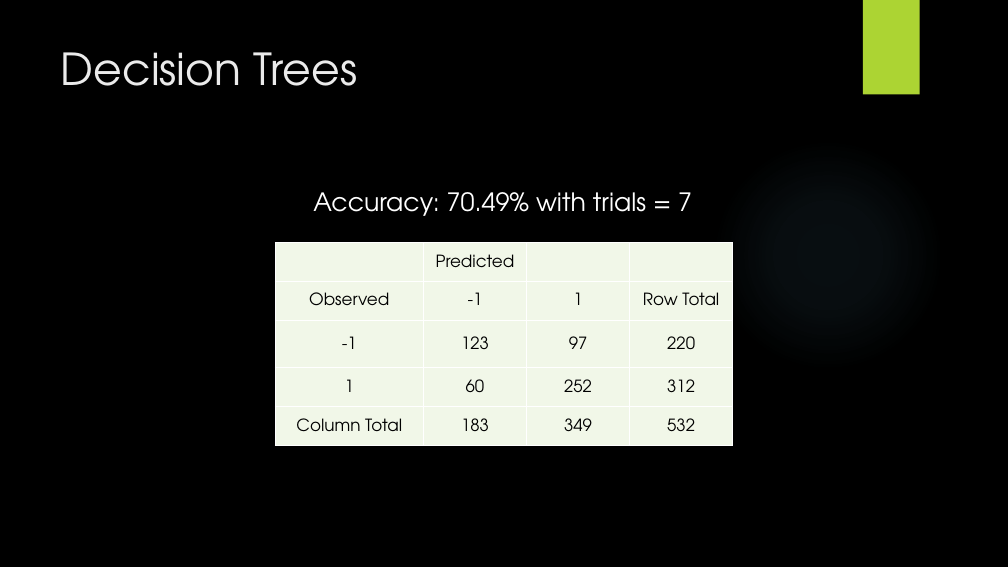
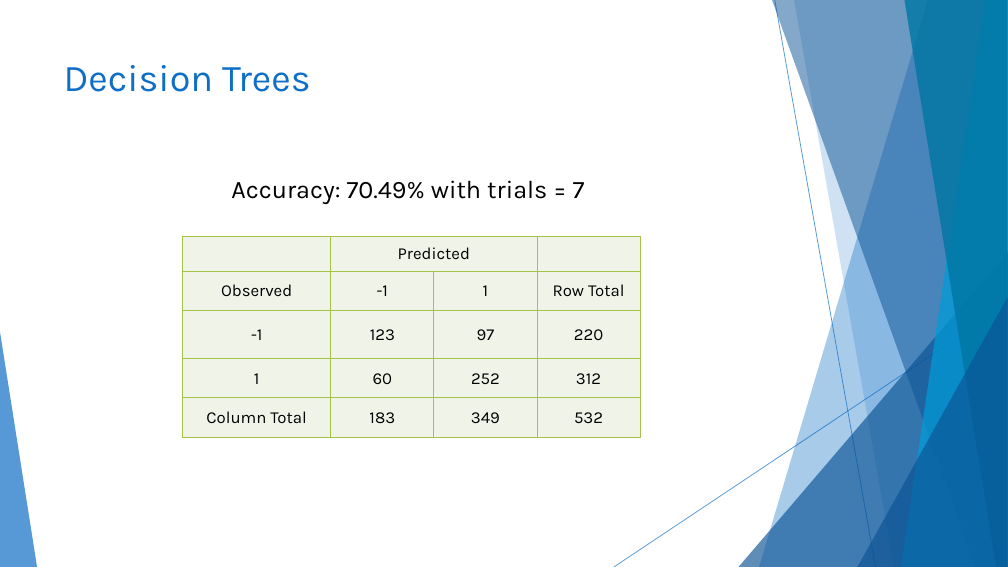
Before and after one commit to codyhock/Senior-Project, a slide deck: slide 19 of CHOCKfinal.pptx. Drawn at 1008x567 pixels with LibreOffice and Linux fonts; fonts in the diff are those of the drawing; background and template pictures are left out. Boxes give left, top, right and bottom in pixels: in the first picture for what was removed or moved away, otherwise in the second. Text is boxed around its words. In the diff, an @@ line names an element or a change of style, - is before the commit and + after.

```diff
--- a/CHOCKfinal.pptx
+++ b/CHOCKfinal.pptx
@@ background picture (left out) to #FFFFFF @@
@@ rectangle removed at [863,0,920,95] @@
@@ title "Decision Trees": place and size @@
-title "Decision Trees" at [61,52,358,86]
+title "Decision Trees" at [64,65,310,92]
@@ title "Decision Trees" at [64,65,310,92]: size 42 to 36 pt, font TeX Gyre Adventor to Karla, text colour #EBEBEB to #0F6FC6 @@
@@ ellipse removed at [712,138,944,371] @@
@@ text "Accuracy: 70.49% with trials = ...": place and size @@
-text "Accuracy: 70.49% with trials = ..." at [313,192,692,216]
+text "Accuracy: 70.49% with trials = ..." at [231,180,585,204]
@@ text "Accuracy: 70.49% with trials = ..." at [231,180,585,204]: font TeX Gyre Adventor to Karla, text colour #FFFFFF to #000000 @@
@@ table at [183,237,640,438] @@
@@ fill #F1F7E8 to #F0F4E9 in 19 cells @@
@@ font TeX Gyre Adventor to Karla @@
@@ borders changed @@
@@ table: place and size @@
-table at [275,243,732,446]
+table at [183,237,640,438]
@@ group added at [0,0,1008,567]: 5 freeform shapes, 3 triangles, 2 lines @@
```
Also in this commit, not shown: 26 other slides changed, 3 slides added, 3 slides removed.
